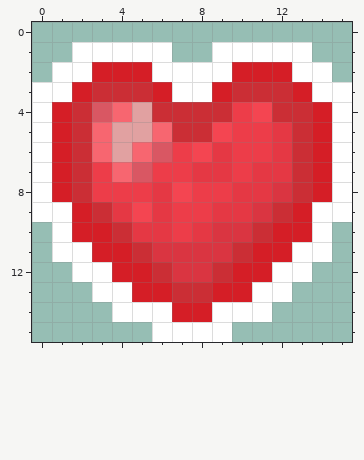
Pixel-art sprite: BlavsArmoredWarfare/SPRITES/BadgesPatreon.png. That is the earlier state.
The file is 16x16 pixels. Colours within 5 levels of each other are drawn and written as one.
After the commit:
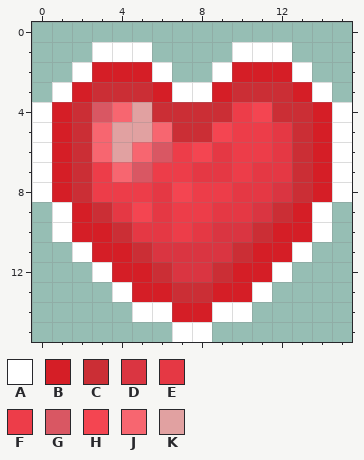
Palette (. is transparent): A #ffffff  B #d51e26  C #cb2e35  D #da3541  E #e53844  F #ed3d49  G #d95763  H #f44551  J #f76670  K #e1a1a1
Diff:
The author cleared colour A in row 1 at x 2, 6, 9 and 13; in row 2 at x 1, 7 to 8 and 14; in row 3 at x 0 and 15; in row 9 at x 0 and 15; in row 11 at x 1 and 14; in row 12 at x 2 and 13.
The author cleared colour A in row 13 at x 3 and 12; in row 14 at x 4 and 11; in row 15 at x 6 and 9.
Pixel boxes of the changes (left, top, right, bottom) in both pictures:
erased: (32, 42, 92, 102)
erased: (152, 42, 352, 102)
erased: (32, 202, 352, 342)
